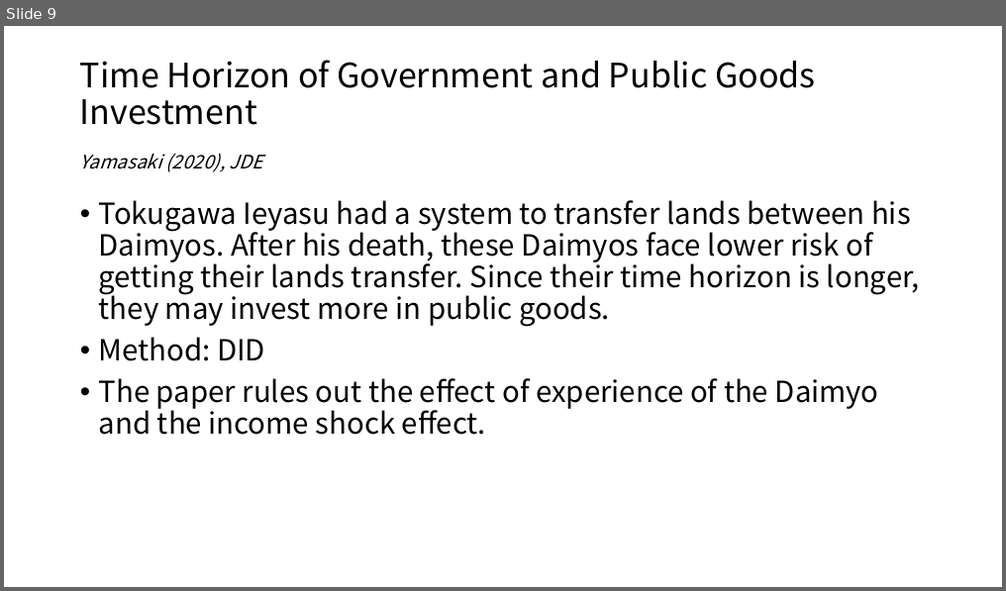
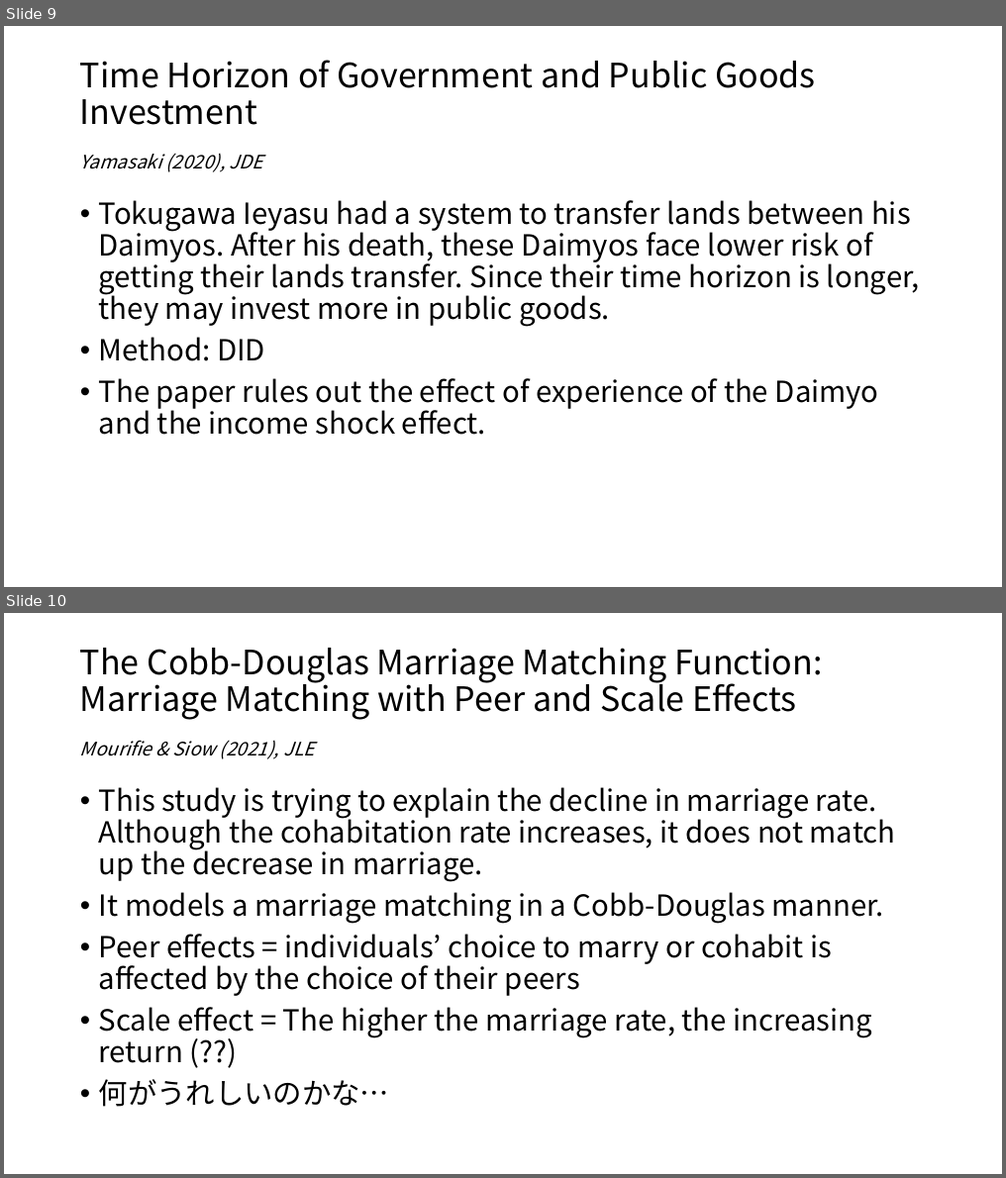
Before and after one commit to s-saisw/readingSummary, a slide deck: speedReading/summary-spring2021.pptx. Shown one above the other, each under a label of ours: slide 9 before the commit, slides 9 and 10 after it. The pictures are 1006x591 and 1006x1178 pixels, drawn with LibreOffice and Linux fonts; fonts in the diff are those of the drawing. Boxes give left, top, right and bottom in pixels: in the first picture for what was removed or moved away, otherwise in the second. Text is boxed around its words. In the diff, an @@ line names an element or a change of style, - is before the commit and + after.

```diff
--- a/speedReading/summary-spring2021.pptx
+++ b/speedReading/summary-spring2021.pptx
@@ slide 10 added at (x1=4, y1=613, x2=1002, y2=1174), background #FFFFFF @@
@@ title added at (x1=80, y1=648, x2=823, y2=720), 32.4 pt, text #000000 @@
+The Cobb-Douglas Marriage Matching Function: Marriage Matching with Peer and Scale Effects
@@ text added at (x1=80, y1=740, x2=315, y2=760), 18 pt, text #000000, italic @@
+Mourifie & Siow (2021), JLE
@@ text added at (x1=99, y1=787, x2=896, y2=1107), 28 pt, text #000000 @@
+• This study is trying to explain the decline in marriage rate. Although the cohabitation rate increases, it does not match up the decrease in marriage.
+• It models a marriage matching in a Cobb-Douglas manner.
+• Peer effects = individuals’ choice to marry or cohabit is affected by the choice of their peers
+• Scale effect = The higher the marriage rate, the increasing return (??)
+• 何がうれしいのかな…
```
Also in this commit, not shown: 3 other slides added, 9 other files.
